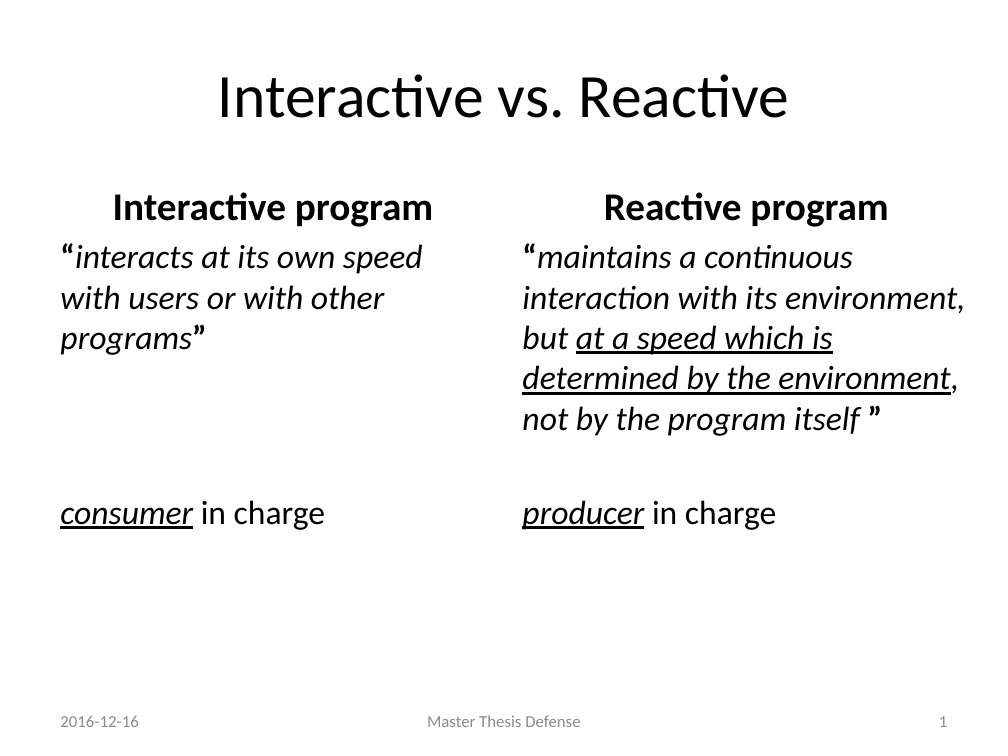
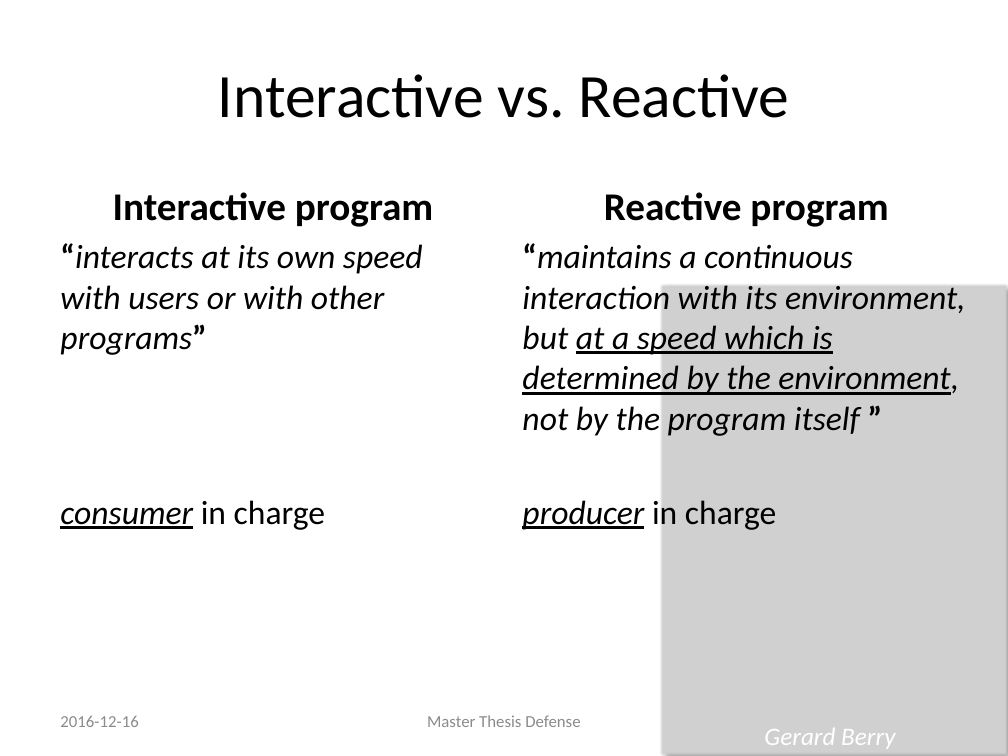
Before and after one commit to rvanheest/Thesis-Feedback-Control-Report-and-Presentation, a slide deck: slide 2 of presentation/Presentation.pptx. Drawn at 1008x756 pixels with LibreOffice and Linux fonts; fonts in the diff are those of the drawing; grey boxes stand for pictures. Boxes give left, top, right and bottom in pixels: in the first picture for what was removed or moved away, otherwise in the second. Text is boxed around its words. In the diff, an @@ line names an element or a change of style, - is before the commit and + after.

```diff
--- a/presentation/Presentation.pptx
+++ b/presentation/Presentation.pptx
@@ picture added at bbox=[660, 283, 1008, 756] @@
@@ page number removed at bbox=[939, 716, 947, 727] @@
-1
@@ text added at bbox=[764, 728, 895, 749], 18 pt, text #FFFFFF, italic @@
+Gerard Berry
```
Also in this commit, not shown: 7 other slides changed, 3 slides added, 3 slides removed, 4 other files.
